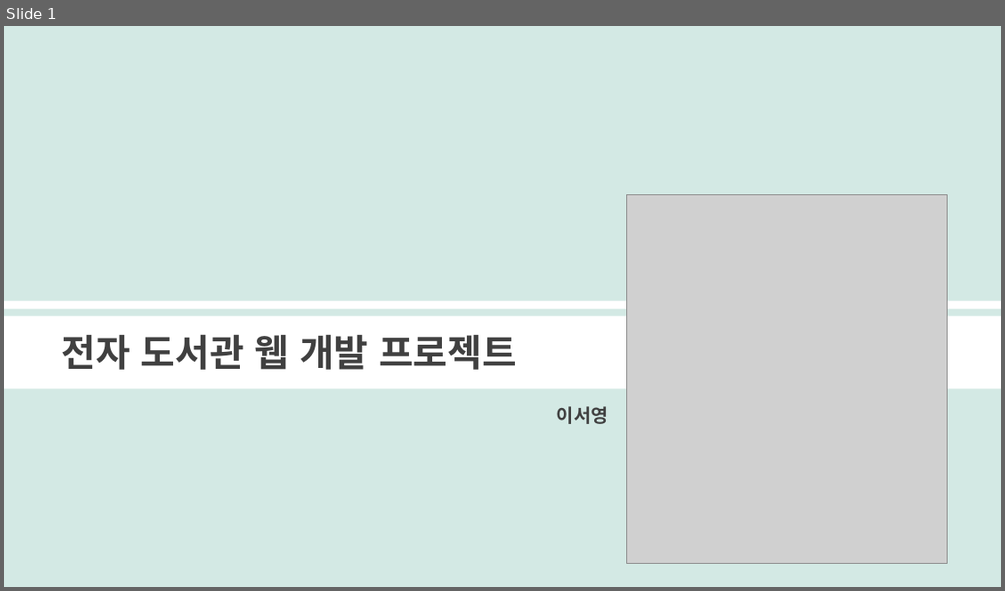
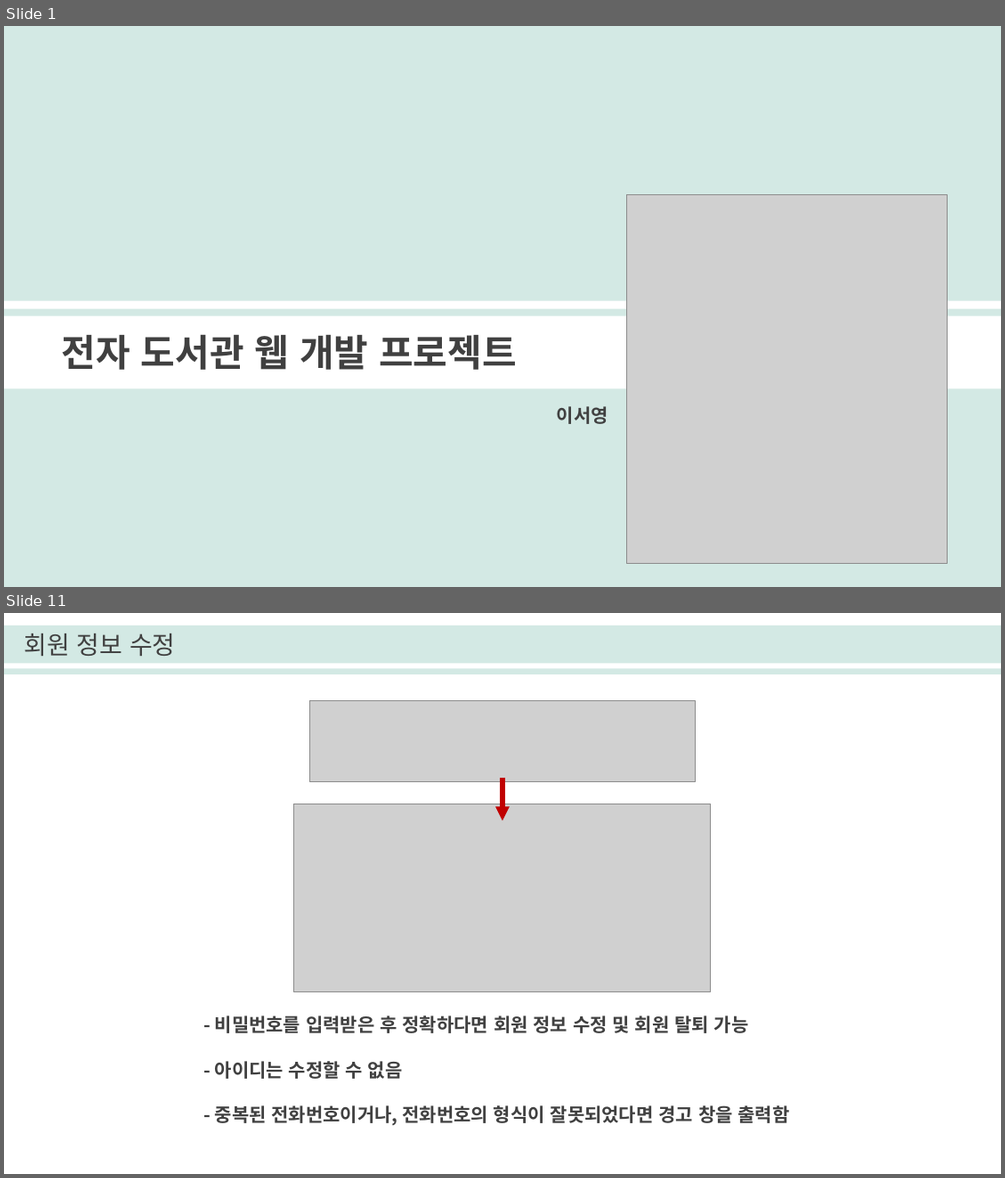
Before and after one commit to seoyounglee0105/Library_Web_Project, a slide deck: 이서영_전자도서관프로젝트.pptx. Shown one above the other, each under a label of ours: slide 1 before the commit, slides 1 and 11 after it; the slides between them are not shown. The pictures are 1005x591 and 1005x1178 pixels, drawn with LibreOffice and Linux fonts; fonts in the diff are those of the drawing; grey boxes stand for pictures. Boxes give left, top, right and bottom in pixels: in the first picture for what was removed or moved away, otherwise in the second. Text is boxed around its words. In the diff, an @@ line names an element or a change of style, - is before the commit and + after.

```diff
--- a/이서영_전자도서관프로젝트.pptx
+++ b/이서영_전자도서관프로젝트.pptx
@@ slide 11 added at (x1=4, y1=613, x2=1001, y2=1174), background #FFFFFF @@
@@ rectangle added at (x1=4, y1=625, x2=1001, y2=674), fill #D3E9E4 @@
@@ text added at (x1=24, y1=633, x2=176, y2=656), 24 pt, text #404040 @@
+회원 정보 수정
@@ rectangle added at (x1=4, y1=663, x2=1001, y2=668), fill #FFFFFF @@
@@ picture added at (x1=310, y1=700, x2=696, y2=781) @@
@@ arrow added from (502, 778) to (502, 821), #C00000 4.5 pt @@
@@ picture added at (x1=294, y1=803, x2=711, y2=992) @@
@@ text added at (x1=215, y1=1015, x2=790, y2=1125), 18 pt, text #404040, bold @@
+- 비밀번호를 입력받은 후 정확하다면 회원 정보 수정 및 회원 탈퇴 가능
+- 아이디는 수정할 수 없음
+- 중복된 전화번호이거나, 전화번호의 형식이 잘못되었다면 경고 창을 출력함
```
Also in this commit, not shown: 5 slides changed, 8 other slides added, 3 slides removed, 10 other files.
